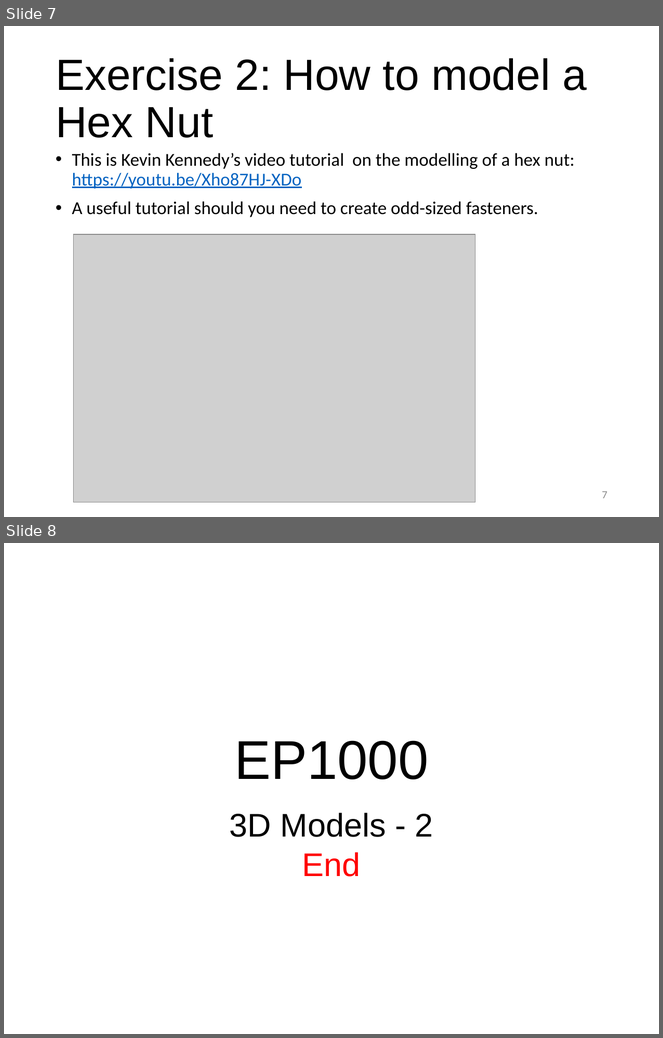
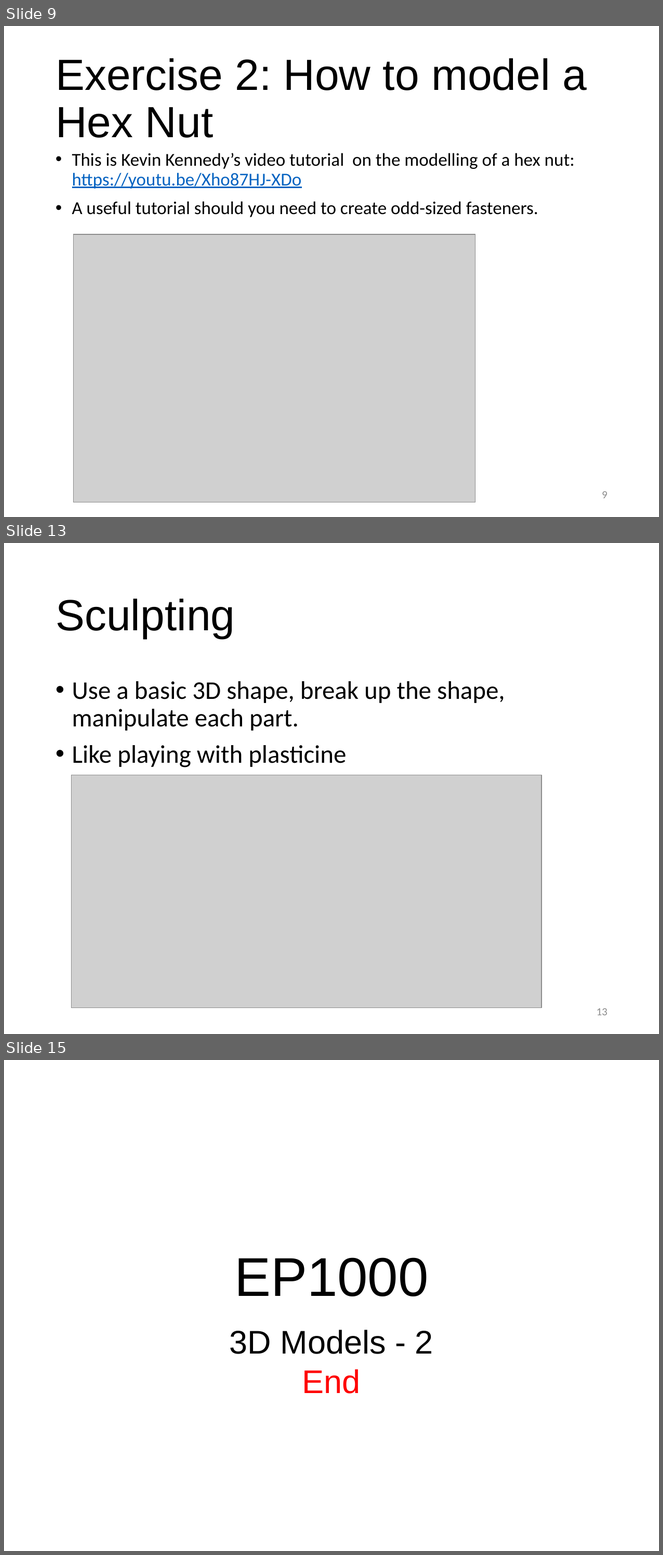
Before and after one commit to RDorville/digfab, a slide deck: presentations/ep1000_3dmodel2/ep1000_3dmodel2.pptx. Shown one above the other, each under a label of ours: slides 7 and 8 before the commit, slides 9, 13 and 15 after it; the slides between them are not shown. The pictures are 663x1038 and 663x1555 pixels, drawn with LibreOffice and Linux fonts; fonts in the diff are those of the drawing; grey boxes stand for pictures; background and template pictures are left out. Boxes give left, top, right and bottom in pixels: in the first picture for what was removed or moved away, otherwise in the second. Text is boxed around its words. In the diff, an @@ line names an element or a change of style, - is before the commit and + after.

```diff
--- a/presentations/ep1000_3dmodel2/ep1000_3dmodel2.pptx
+++ b/presentations/ep1000_3dmodel2/ep1000_3dmodel2.pptx
@@ slide 13 added at [4, 543, 659, 1034], background #FFFFFF @@
@@ title added at [55, 599, 235, 639], 48 pt, text #000000 @@
+Sculpting
@@ text added at [72, 681, 505, 768], 28 pt, text #000000 @@
+• Use a basic 3D shape, break up the shape, manipulate each part.
+• Like playing with plasticine
@@ picture added at [72, 775, 542, 1008] @@
@@ page number added at [597, 1008, 608, 1016], 12 pt, text #8C8C8C @@
+13
@@ what was slide 7 is now slide 9 @@
@@ page number at [602, 491, 608, 499]: text changed @@
-7
+9
@@ what was slide 8 is now slide 15 @@
```
Also in this commit, not shown: 1 slide changed, 7 other slides added, 1 slide removed, 8 other files.
